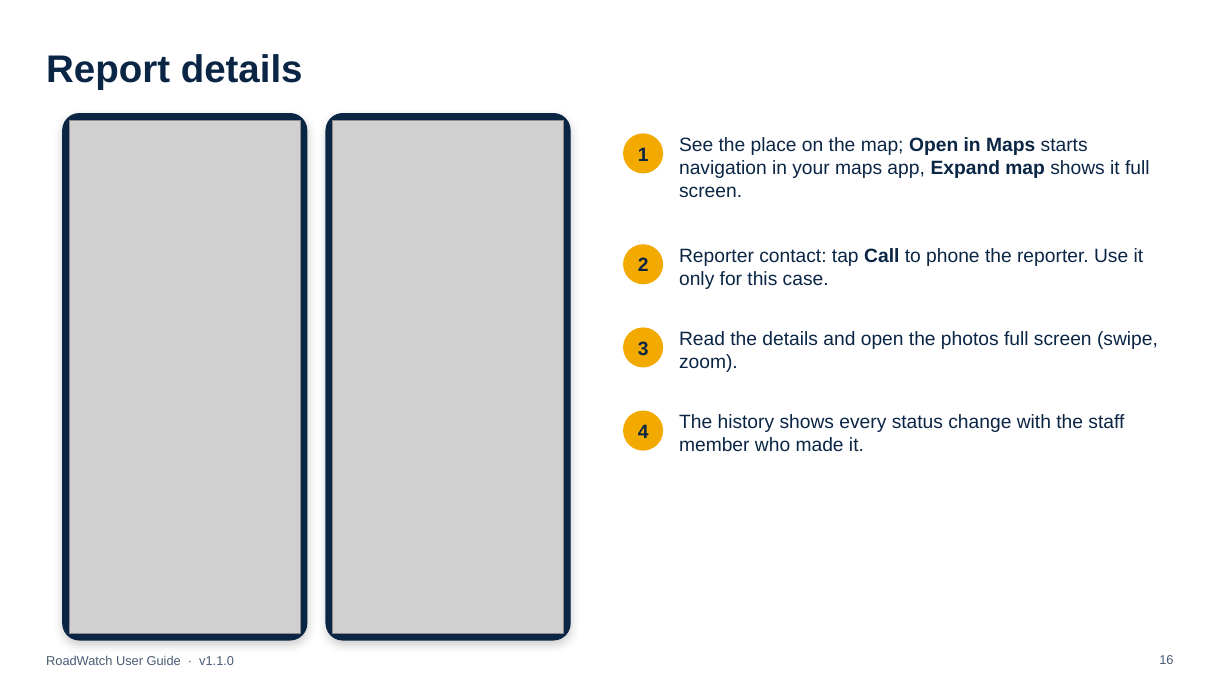
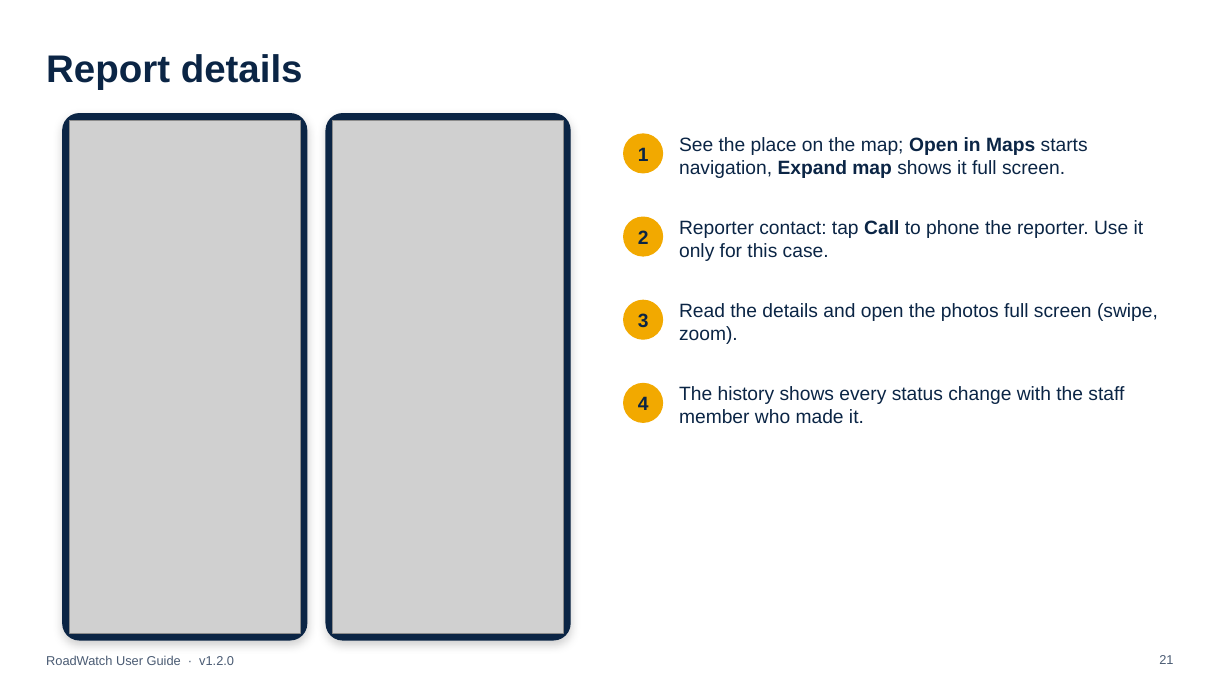
Before and after one commit to l3n8n-ocd/roadwatch, a slide deck: slide 21 of docs/user-guide/RoadWatch-User-Guide.pptx (slide 16 before the commit). Drawn at 1232x693 pixels with LibreOffice and Linux fonts; fonts in the diff are those of the drawing; grey boxes stand for pictures. Boxes give left, top, right and bottom in pixels: in the first picture for what was removed or moved away, otherwise in the second. Text is boxed around its words. In the diff, an @@ line names an element or a change of style, - is before the commit and + after.

Commit message:
docs: PowerPoint user guide v1.2.0 for every role: what is new, report priority, On duty and nearby alerts, confirm or reject on scene, Users toolbar, alert range, the Guide and Read aloud; new web and app addresses (#26)

```diff
--- a/docs/user-guide/RoadWatch-User-Guide.pptx
+++ b/docs/user-guide/RoadWatch-User-Guide.pptx
@@ text at (679,137,1088,178): text changed @@
-See the place on the map; Open in Maps starts navigation in your maps app, Expand map shows it full screen.
+See the place on the map; Open in Maps starts navigation, Expand map shows it full screen.
@@ 3 texts, 2 ellipses: place and size @@
-3 texts, 2 ellipses at (624,245,1144,367)
+3 texts, 2 ellipses at (624,217,1144,339)
@@ 3 texts, 1 ellipse: place and size @@
-3 texts, 1 ellipse at (624,331,1158,452)
+3 texts, 1 ellipse at (624,303,1158,424)
@@ text at (46,655,234,665): text changed @@
-RoadWatch User Guide · v1.1.0
+RoadWatch User Guide · v1.2.0
@@ page number at (1159,655,1173,664): text changed @@
-16
+21
```
Also in this commit, not shown: 29 other slides changed, 9 slides added, 1 slide removed, 1 other file.
